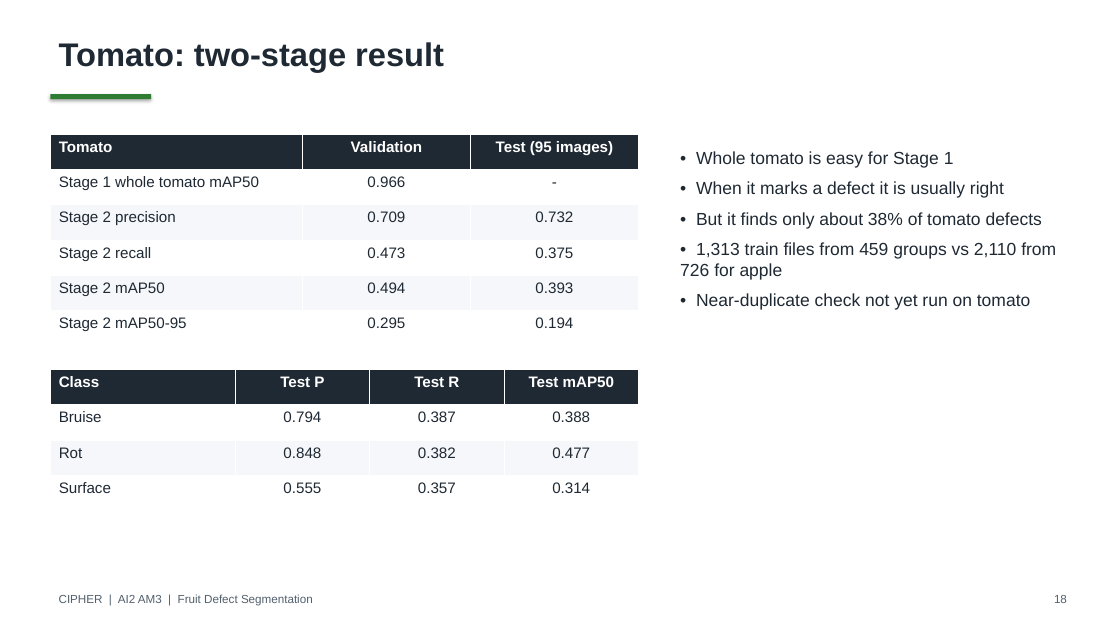
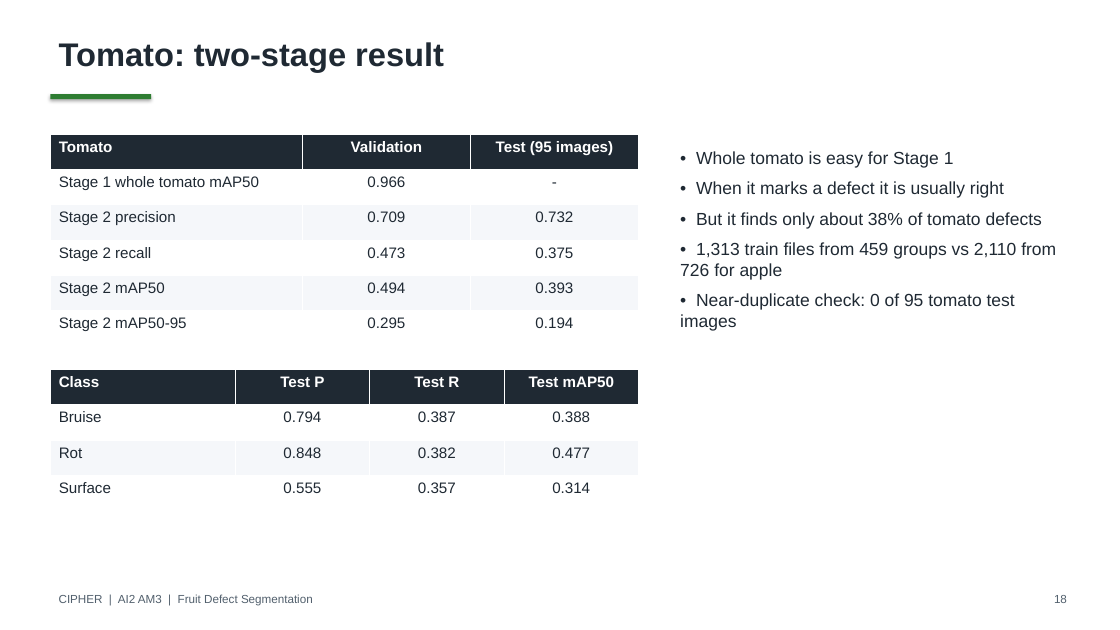
Before and after one commit to deangg/instancesegmentation, a slide deck: slide 18 of slides/CIPHER_AI2_Final_Defense.pptx. Drawn at 1120x630 pixels with LibreOffice and Linux fonts; fonts in the diff are those of the drawing. Boxes give left, top, right and bottom in pixels: in the first picture for what was removed or moved away, otherwise in the second. Text is boxed around its words. In the diff, an @@ line names an element or a change of style, - is before the commit and + after.

```diff
--- a/slides/CIPHER_AI2_Final_Defense.pptx
+++ b/slides/CIPHER_AI2_Final_Defense.pptx
@@ text at box(680, 293, 1015, 331): text changed @@
-• Near-duplicate check not yet run on tomato
+• Near-duplicate check: 0 of 95 tomato test images
```
Also in this commit, not shown: 1 other slide changed, 12 other files.
